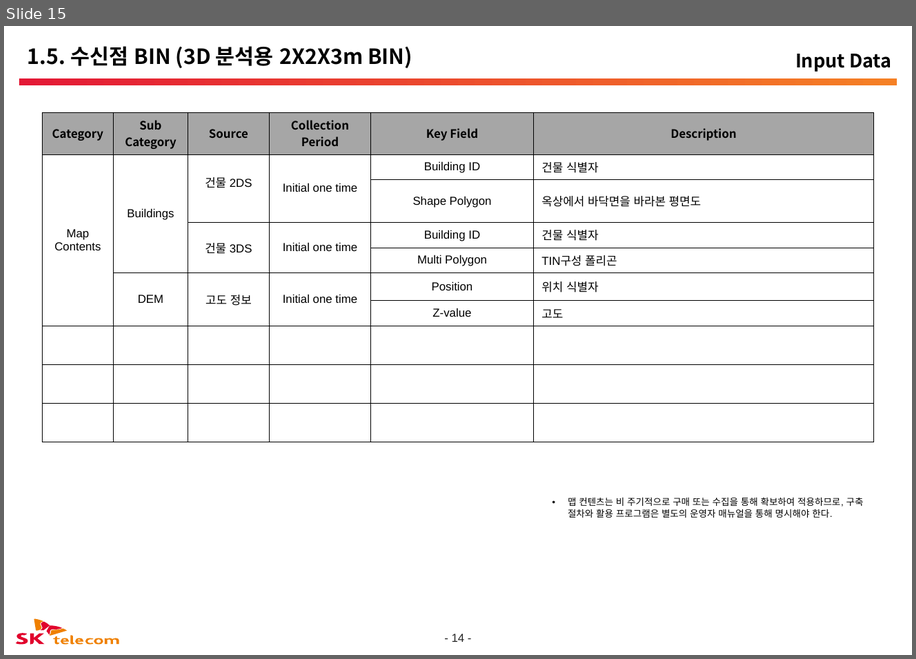
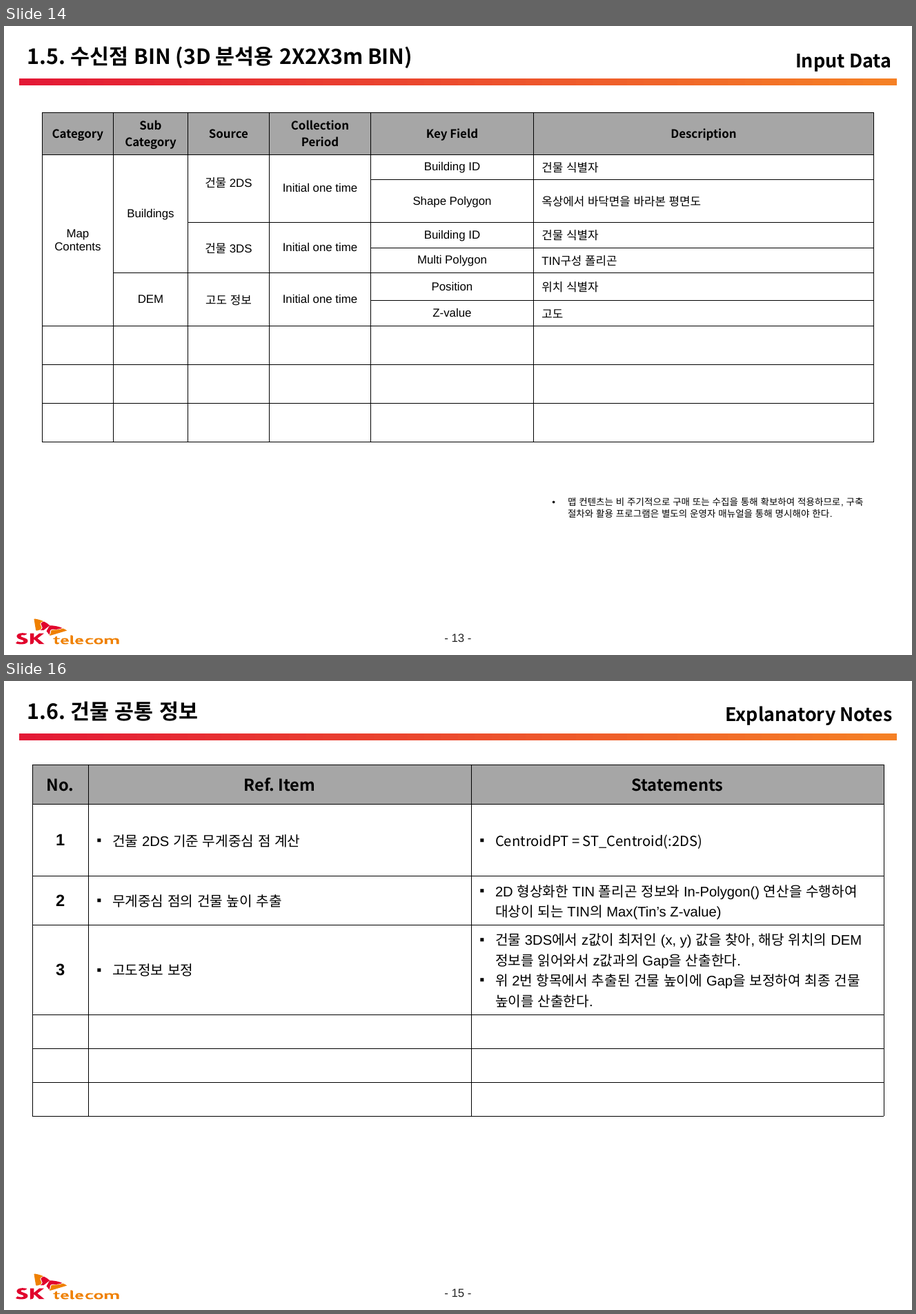
Before and after one commit to pmosoft/spark_scala, a slide deck: eos/02.설계/TEOSPI-ProcessFlow_20190715.pptx. Shown one above the other, each under a label of ours: slide 15 before the commit, slides 14 and 16 after it; the slides between them are not shown. The pictures are 916x659 and 916x1314 pixels, drawn with LibreOffice and Linux fonts; fonts in the diff are those of the drawing; background and template pictures are left out. Boxes give left, top, right and bottom in pixels: in the first picture for what was removed or moved away, otherwise in the second. Text is boxed around its words. In the diff, an @@ line names an element or a change of style, - is before the commit and + after.

```diff
--- a/eos/02.설계/TEOSPI-ProcessFlow_20190715.pptx
+++ b/eos/02.설계/TEOSPI-ProcessFlow_20190715.pptx
@@ slide 16 added at [4,681,912,1310], background #FFFFFF; not listed: 15 template elements that a slide beside it also shows @@
@@ title added at [27,701,198,721], 18 pt, text #000000, bold @@
+1.6. 건물 공통 정보
@@ text added at [726,706,893,725], 16 pt, text #000000, bold @@
+Explanatory Notes
@@ table added at [32,764,884,1094], 7 rows, 3 columns @@
+No. | Ref. Item | Statements
+1 | 건물 2DS 기준 무게중심 점 계산 | CentroidPT = ST_Centroid(:2DS)
+2 | 무게중심 점의 건물 높이 추출 | 2D 형상화한 TIN 폴리곤 정보와 In-Polygon() 연산을 수행하여 대상이 되는 TIN의 Max(Tin’s Z-value)
+3 | 고도정보 보정 | 건물 3DS에서 z값이 최저인 (x, y) 값을 찾아, 해당 위치의 DEM정보를 읽어와서 z값과의 Gap을 산출한다. / 위 2번 항목에서 추출된 건물 높이에 Gap을 보정하여 최종 건물 높이를 산출한다.
+ |  | 
+ |  | 
+ |  | 
@@ what was slide 15 is now slide 14 @@
@@ page number at [452,633,465,641]: text changed @@
-- 14 -
+- 13 -
```
Also in this commit, not shown: 5 slides changed, 13 other slides added, 4 other files.
